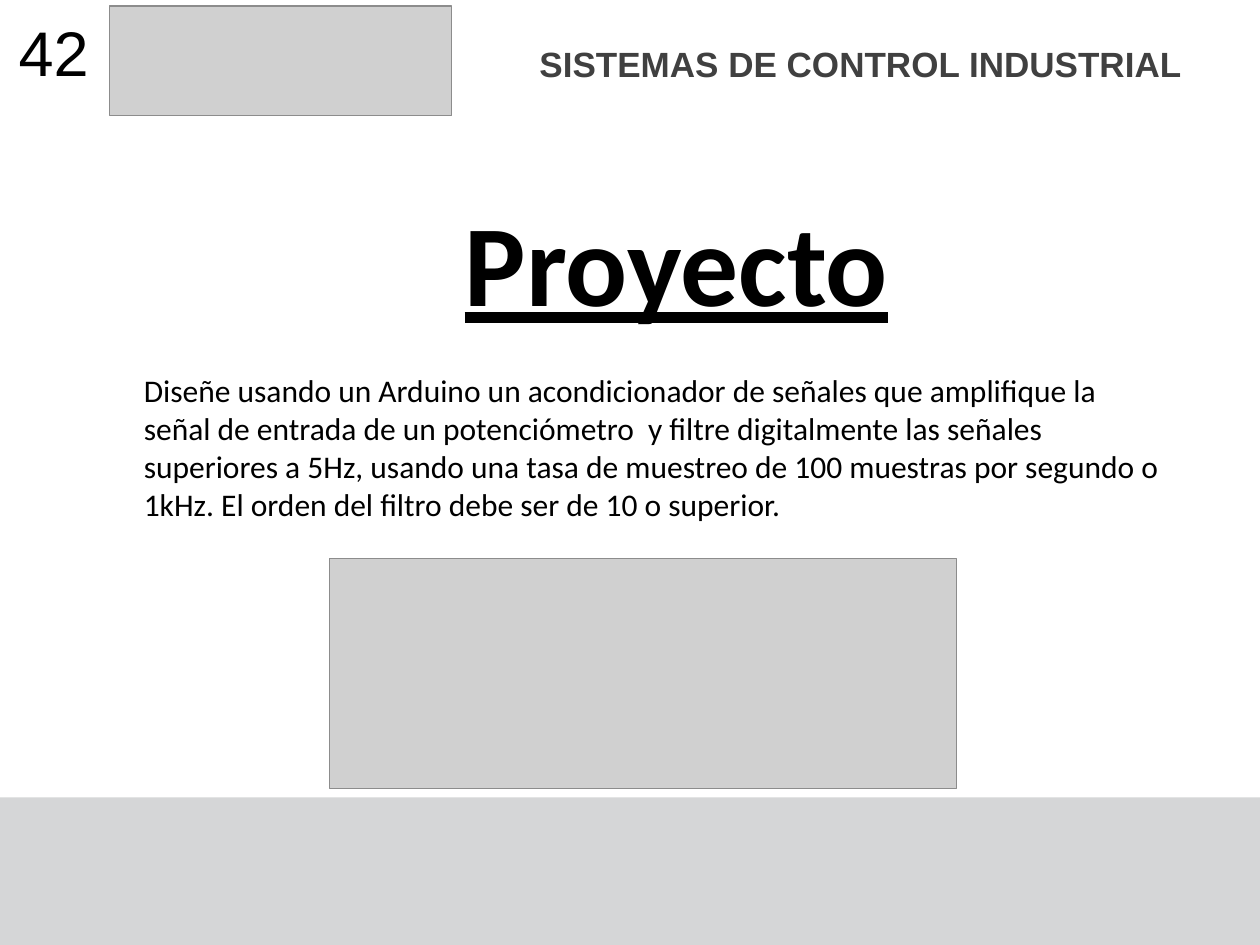
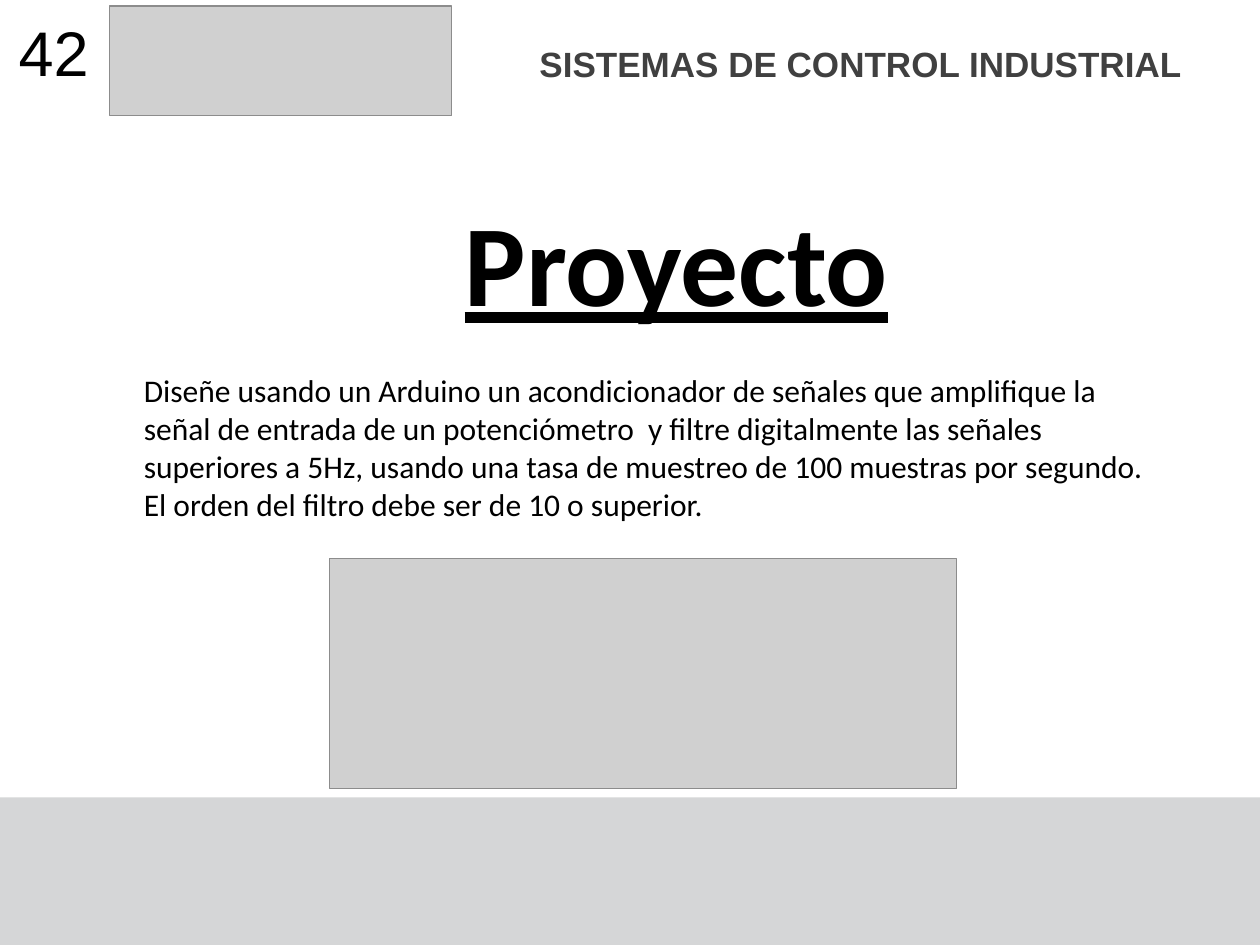
Before and after one commit to F4bian1012/Sistemas_De_Contro_Industrial, a slide deck: slide 42 of Lesson_7/Acondicionamiento_Señales.pptx. Drawn at 1260x945 pixels with LibreOffice and Linux fonts; fonts in the diff are those of the drawing; grey boxes stand for pictures. Boxes give left, top, right and bottom in pixels: in the first picture for what was removed or moved away, otherwise in the second. Text is boxed around its words. In the diff, an @@ line names an element or a change of style, - is before the commit and + after.

```diff
--- a/Lesson_7/Acondicionamiento_Señales.pptx
+++ b/Lesson_7/Acondicionamiento_Señales.pptx
@@ text at (144, 380, 1142, 521): text changed @@
-Diseñe usando un Arduino un acondicionador de señales que amplifique la señal de entrada de un potenciómetro y filtre digitalmente las señales superiores a 5Hz, usando una tasa de muestreo de 100 muestras por segundo o 1kHz. El orden del filtro debe ser de 10 o superior.
+Diseñe usando un Arduino un acondicionador de señales que amplifique la señal de entrada de un potenciómetro y filtre digitalmente las señales superiores a 5Hz, usando una tasa de muestreo de 100 muestras por segundo. El orden del filtro debe ser de 10 o superior.
```
Also in this commit, not shown: 15 other files.
